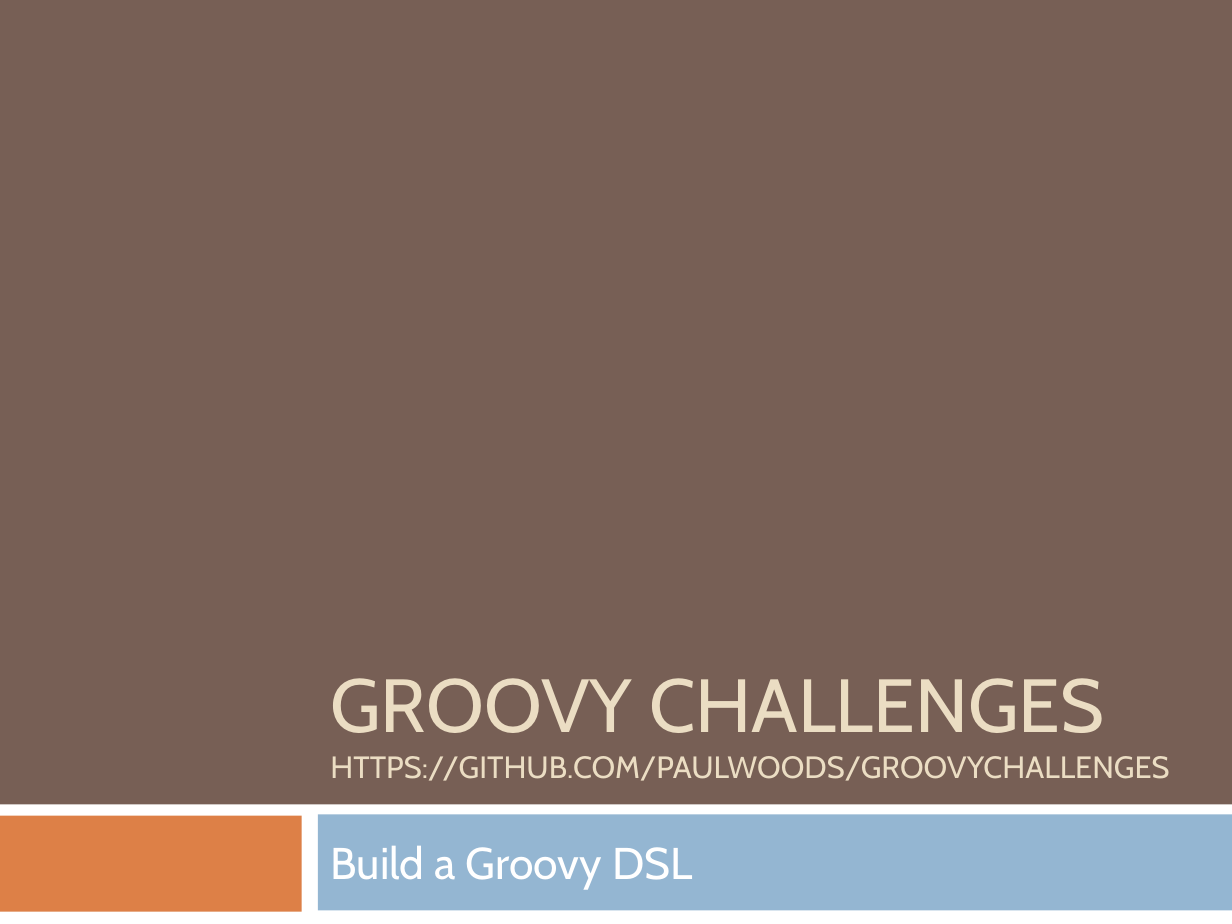
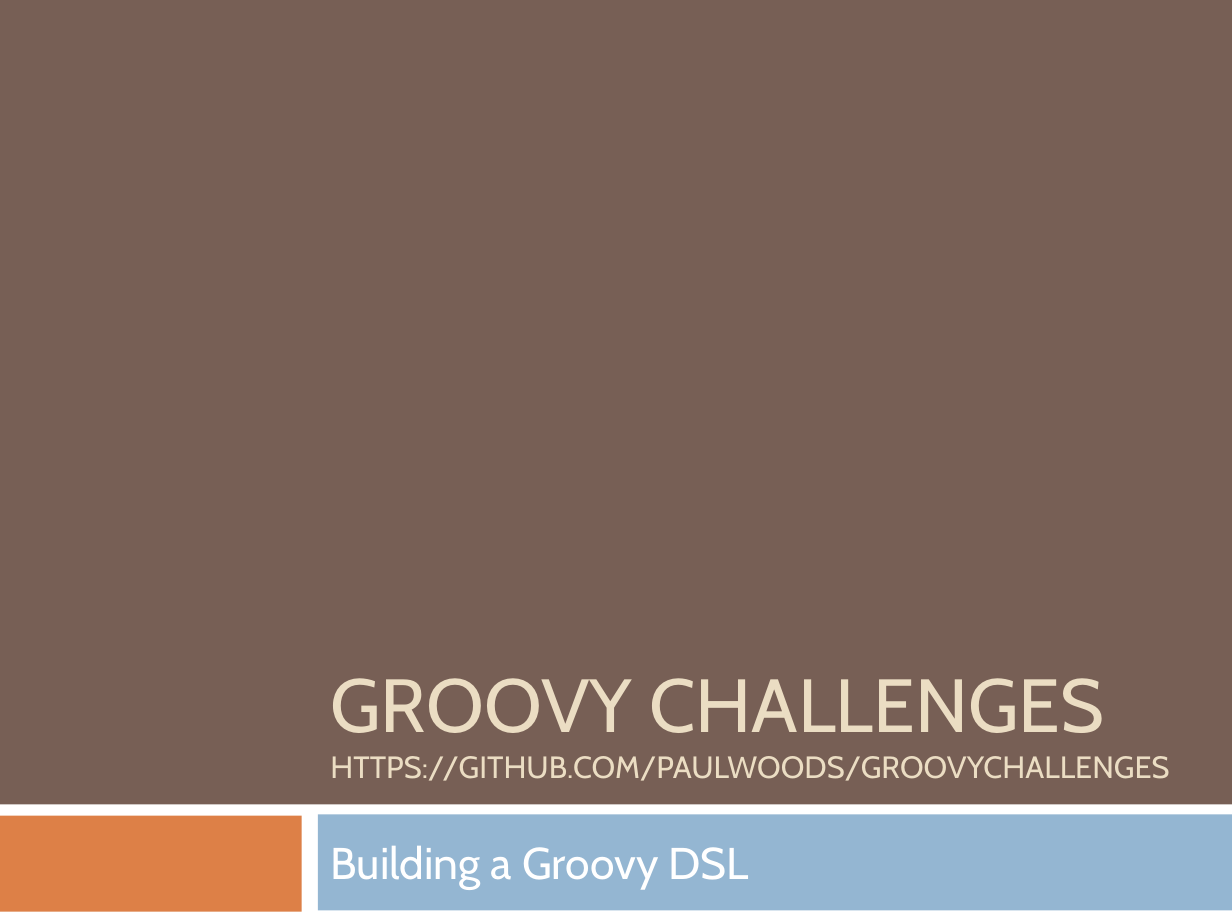
Before and after one commit to paulwoods/groovychallenges, a slide deck: slide 1 of Groovy Challenges.pptx. Drawn at 1232x924 pixels with LibreOffice and Linux fonts; fonts in the diff are those of the drawing. Boxes give left, top, right and bottom in pixels: in the first picture for what was removed or moved away, otherwise in the second. Text is boxed around its words. In the diff, an @@ line names an element or a change of style, - is before the commit and + after.

Commit message:
updated presentation

```diff
--- a/Groovy Challenges.pptx
+++ b/Groovy Challenges.pptx
@@ subtitle at bbox=[330, 846, 750, 889]: text changed @@
-Build a Groovy DSL
+Building a Groovy DSL
```
